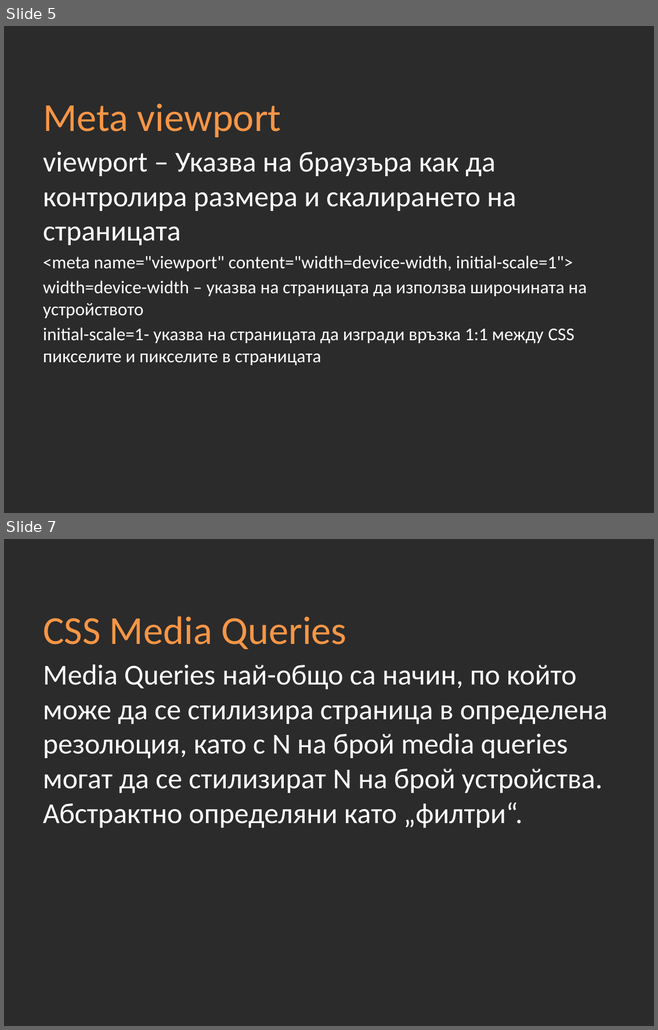
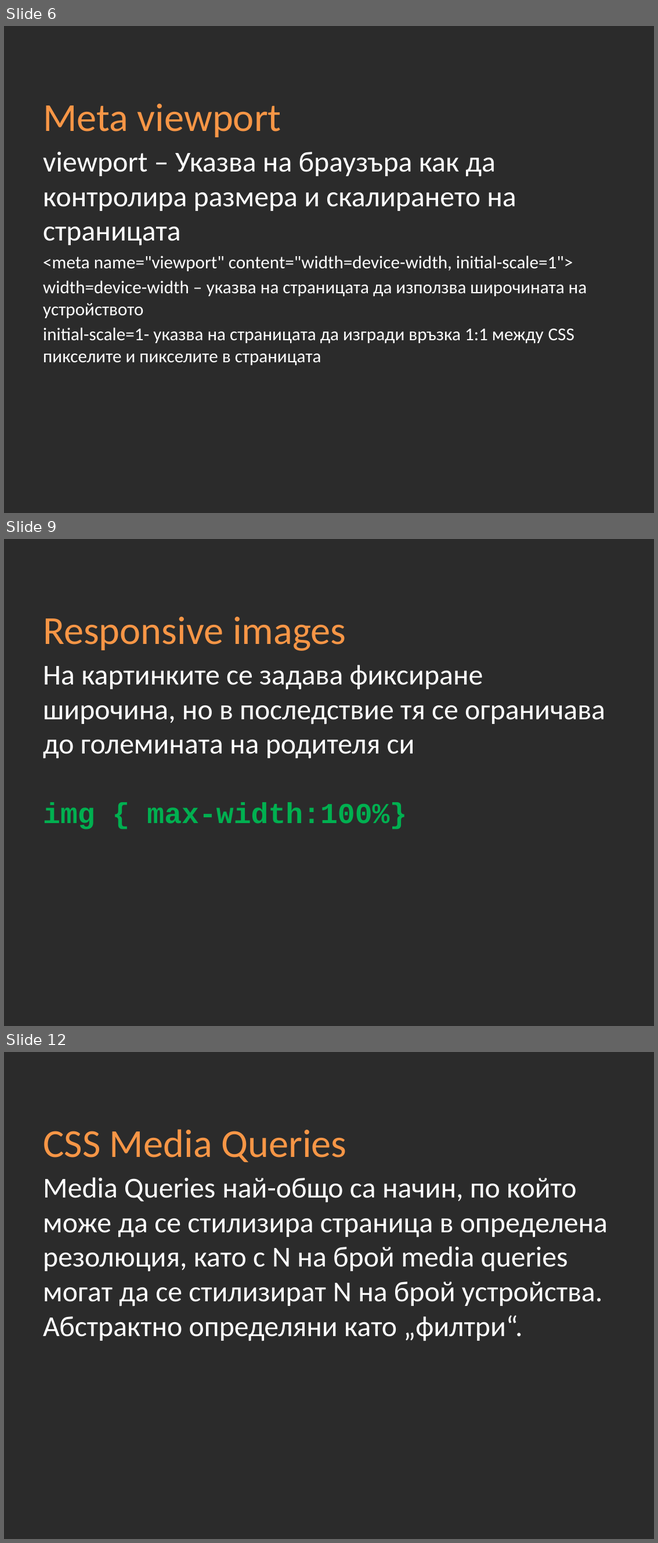
Before and after one commit to Academy-Soft-Intellect/Front-End-Course, a slide deck: 08-Adaptive-Design/09-Adaptive-Design.pptx. Shown one above the other, each under a label of ours: slides 5 and 7 before the commit, slides 6, 9 and 12 after it; the slides between them are not shown. The pictures are 658x1030 and 658x1543 pixels, drawn with LibreOffice and Linux fonts; fonts in the diff are those of the drawing; background and template pictures are left out; a plain dark background stands for a picture behind light text. Boxes give left, top, right and bottom in pixels: in the first picture for what was removed or moved away, otherwise in the second. Text is boxed around its words. In the diff, an @@ line names an element or a change of style, - is before the commit and + after.

```diff
--- a/08-Adaptive-Design/09-Adaptive-Design.pptx
+++ b/08-Adaptive-Design/09-Adaptive-Design.pptx
@@ slide 9 added at [4,539,654,1026], background picture (left out) @@
@@ title added at [43,617,346,651], 44 pt, text #F79646 @@
+Responsive images
@@ text added at [43,665,605,830], 32 pt, text #FFFFFF @@
+На картинките се задава фиксиране широчина, но в последствие тя се ограничава до големината на родителя си
+img { max-width:100%}
@@ what was slide 5 is now slide 6 @@
@@ what was slide 7 is now slide 12 @@
```
Also in this commit, not shown: 2 slides changed, 6 other slides added, 2 slides removed.
